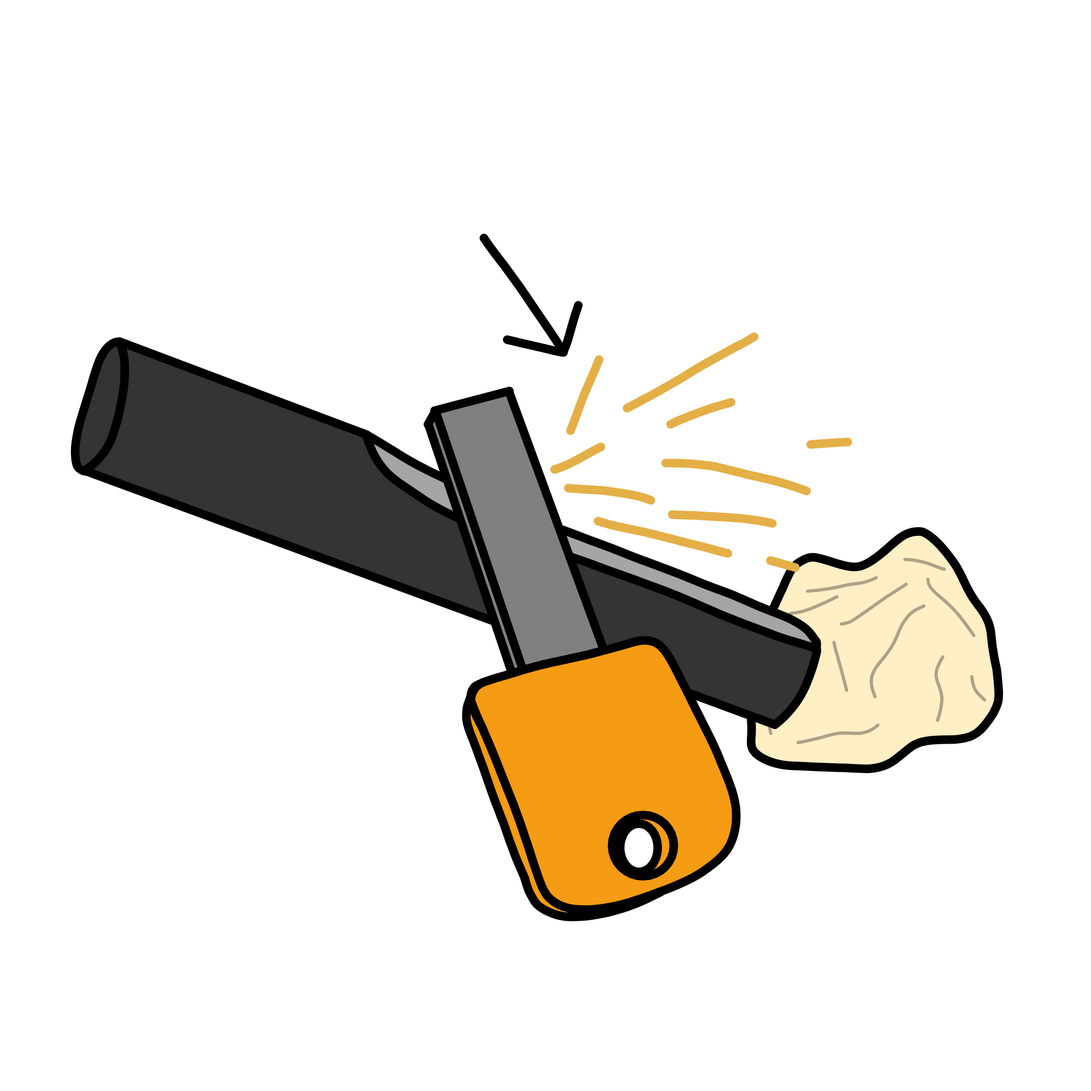
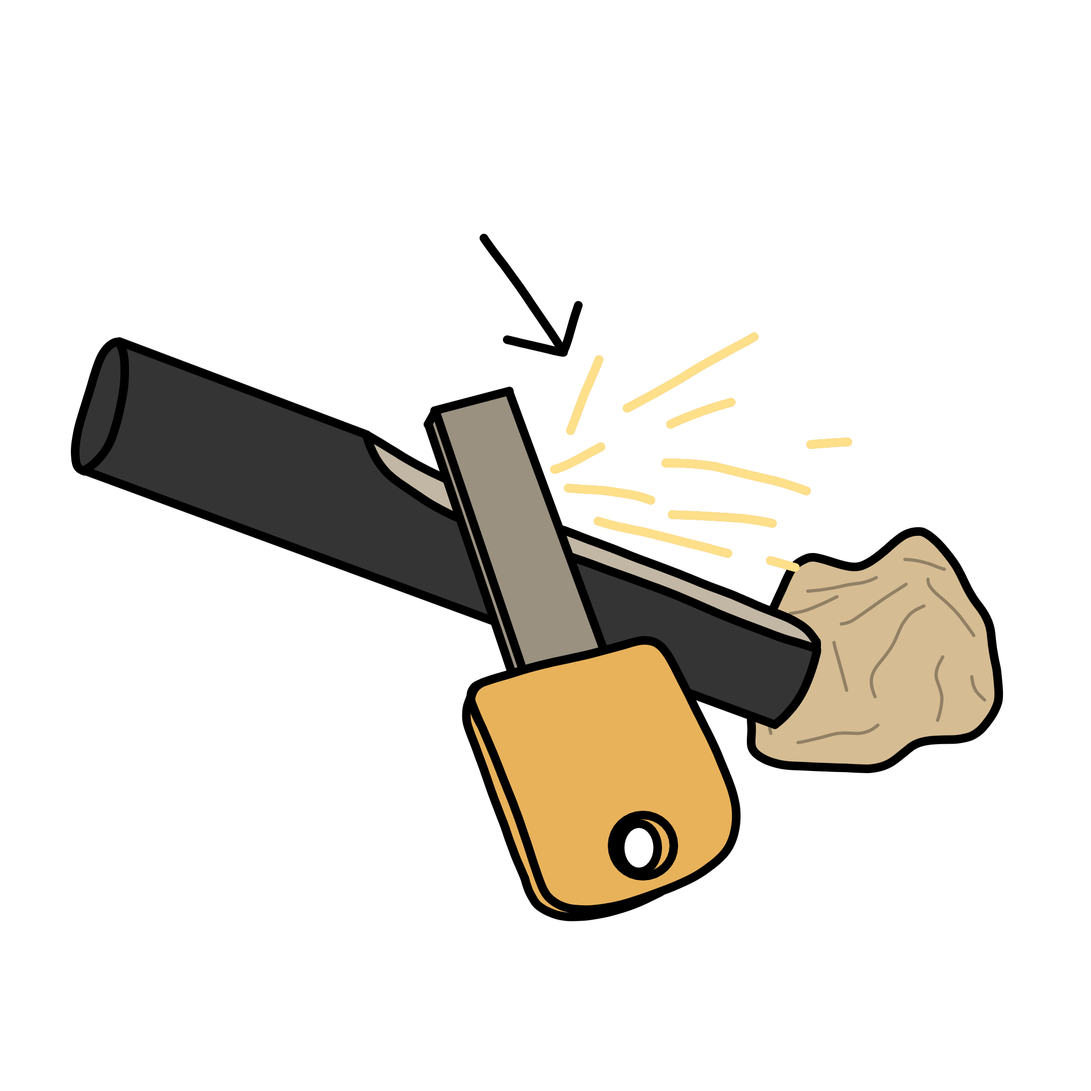
The second (1091, 1091) image is a revision of the first. Changes to its layers:
painted on "Arrow" over (x1=586, y1=355, x2=598, y2=379)
painted on "Sparks" over (x1=528, y1=332, x2=873, y2=619)
painted on "Color" (1st of 3, in "Striker") over (x1=425, y1=378, x2=735, y2=913)
painted on "Line art" (2nd of 3, in "Ferro rod") over (x1=373, y1=332, x2=873, y2=757)
painted on "Color" (2nd of 3, in "Ferro rod") over (x1=373, y1=343, x2=838, y2=722)
painted on "Color" (3rd of 3, in "Tinder") over (x1=734, y1=515, x2=996, y2=765)
painted on "Background" over (x1=373, y1=332, x2=996, y2=913)
